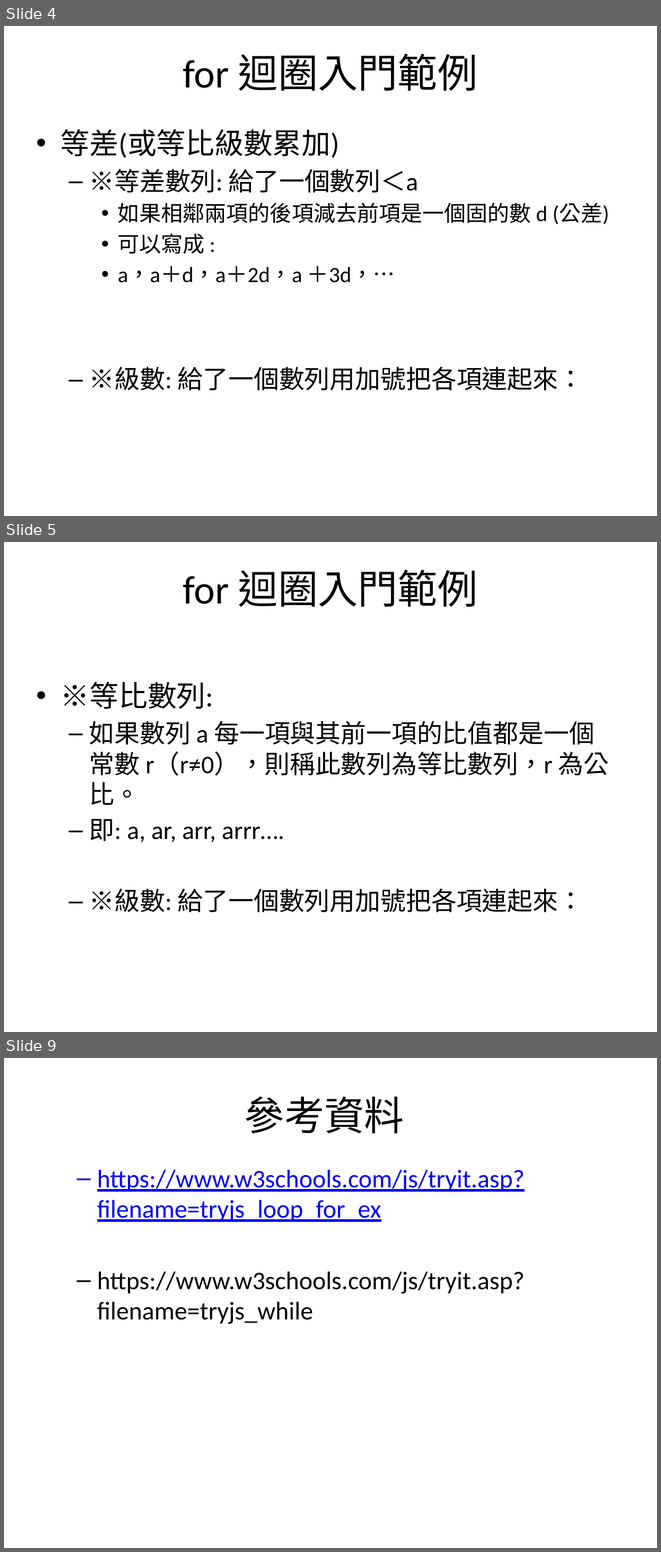
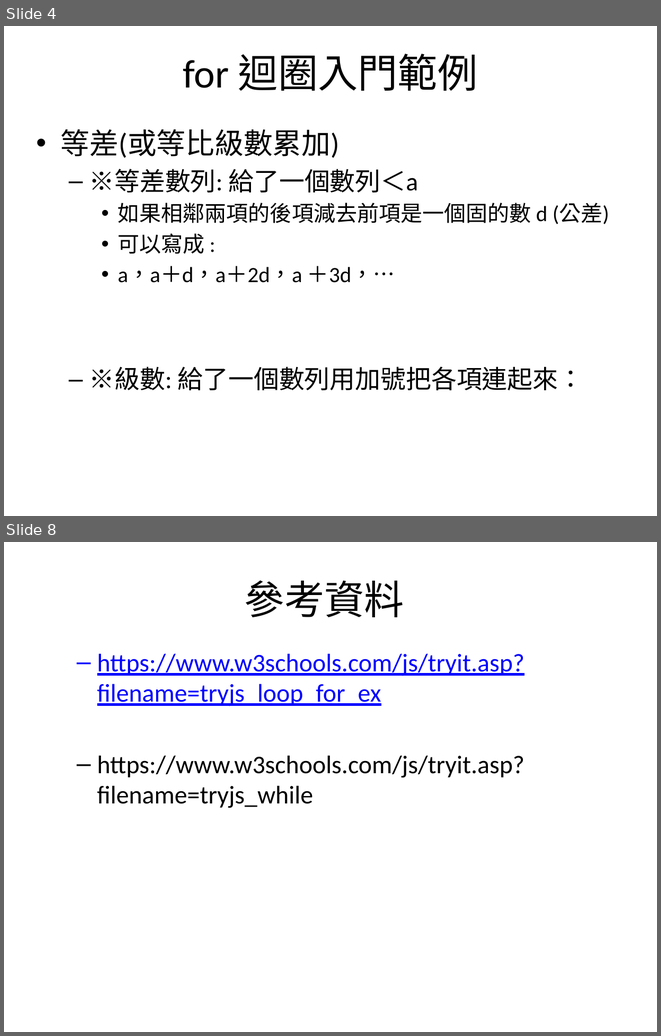
Before and after one commit to mos2718/W1, a slide deck: JS_Basic/4_JSforLoop.pptx. Shown one above the other, each under a label of ours: slides 4, 5 and 9 before the commit, slides 4 and 8 after it; the slides between them are not shown. The pictures are 661x1552 and 661x1036 pixels, drawn with LibreOffice and Linux fonts; fonts in the diff are those of the drawing. Boxes give left, top, right and bottom in pixels: in the first picture for what was removed or moved away, otherwise in the second. Text is boxed around its words. In the diff, an @@ line names an element or a change of style, - is before the commit and + after.

```diff
--- a/JS_Basic/4_JSforLoop.pptx
+++ b/JS_Basic/4_JSforLoop.pptx
@@ slide 5 removed at [4, 542, 657, 1032], background #FFFFFF @@
@@ title removed at [183, 570, 478, 607] @@
-for 迴圈入門範例
@@ text removed at [61, 681, 609, 912] @@
-• ※等比數列:
-  – 如果數列 a 每一項與其前一項的比值都是一個常數 r（r≠0），則稱此數列為等比數列，r 為公比。
-  – 即: a, ar, arr, arrr….
-  – ※級數: 給了一個數列用加號把各項連起來：
@@ what was slide 9 is now slide 8 @@
```
Also in this commit, not shown: 1 slide changed, 2 slides added, 2 other slides removed, 4 other files.
